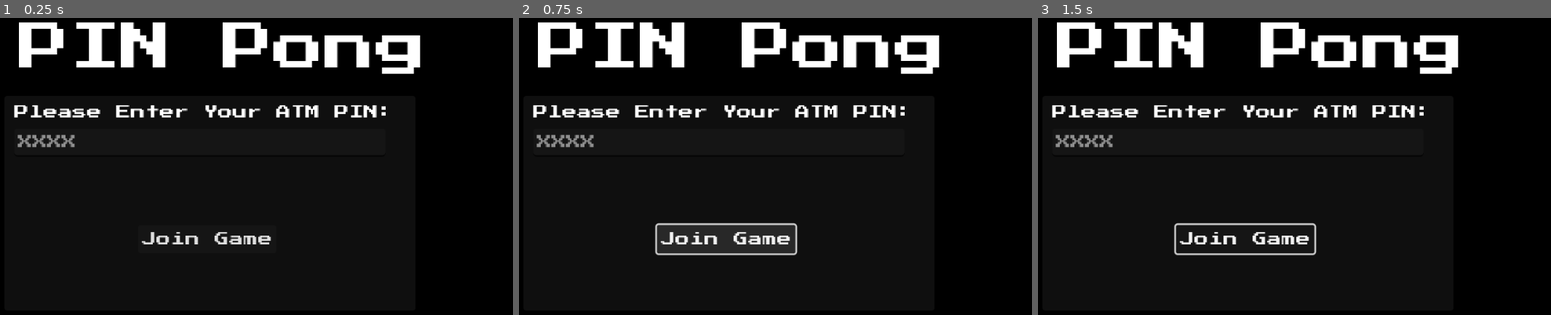
Above: before the commit, frames 1-3 (left to right).
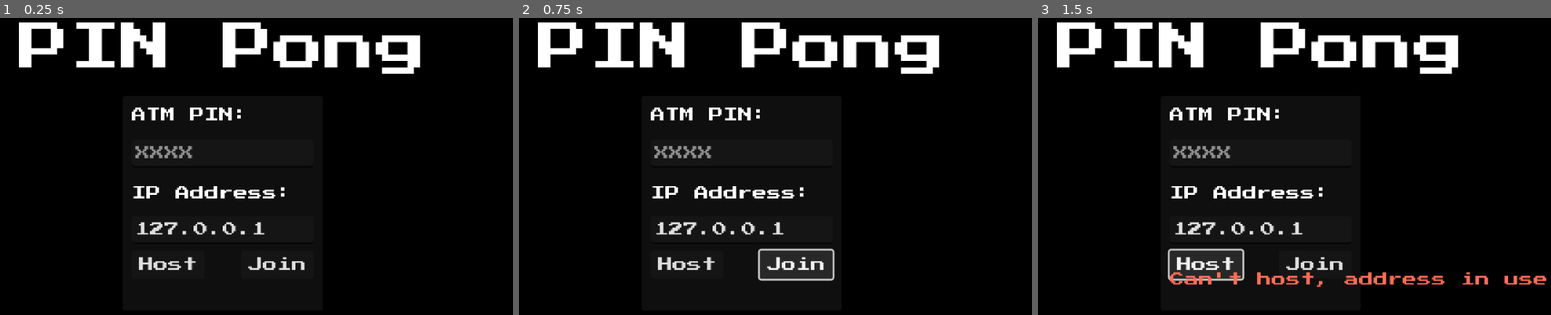
Above: after the commit, the same moments.

Repository: pbhenningsen/PinPong
Game: Godot game, scene res://lobby.tscn
The game is run twice, just before and just after one commit, with the same random seed, the same clock (stepped at 60 frames per second) and the same inputs.
Inputs (mouse positions are in pixels of both pictures, inside the frame that each line leads up to):
- Up to frame 1 (0.25 s): no input
- Up to frame 2 (0.75 s): click "Join Game" (after the commit: "Join") at 0.5 s
- Up to frame 3 (1.5 s): click (1207, 264) at 1.25 s, where only the run after the commit has a clickable "Host"

The runs differ from the first frame. In frame 1, 4.2% of the frame differs, in the area x 2-76%, y 29-86%; in frame 2, 6.6%; in frame 3, 6.9%, in the area x 2-100%, y 29-91%.
Error before the commit: Parse Error: Identifier "host_button" not declared in the current scope. (res://logic/lobby.gd:56)
Error after the commit: Attempt to call function 'compress' in base 'null instance' on a null instance. (res://logic/lobby.gd:120)

Commit message:
Revert "Gonna revert"
This reverts commit b45ea48f8cc5aa0e94a70242a400504cd5e2f537.

Diff:
--- a/pong-multiplayer-demo/enter_pin.gd
+++ b/pong-multiplayer-demo/enter_pin.gd
@@ -5,5 +5,7 @@
 @onready var start: Button = $Start
 
 
+
+
 func _on_start_pressed() -> void:
 	pass # Replace with function body.
--- a/pong-multiplayer-demo/globals.gd
+++ b/pong-multiplayer-demo/globals.gd
@@ -1,5 +1,3 @@
 extends Node
 
-var player_pin
-var player1_score
-var player2_score
+var pin;
--- a/pong-multiplayer-demo/lobby.tscn
+++ b/pong-multiplayer-demo/lobby.tscn
@@ -53,9 +53,9 @@
 anchor_top = 0.5
 anchor_right = 0.5
 anchor_bottom = 0.5
-offset_left = -240.0
+offset_left = -110.0
 offset_top = -72.0
-offset_right = 212.0
+offset_right = 110.0
 offset_bottom = 164.0
 grow_horizontal = 2
 grow_vertical = 2
@@ -65,35 +65,63 @@
 
 [node name="PinLabel" type="Label" parent="LobbyPanel"]
 layout_mode = 0
-offset_left = 11.0
-offset_top = 10.0
-offset_right = 449.0
-offset_bottom = 64.0
+offset_left = 10.0
+offset_top = 13.0
+offset_right = 186.0
+offset_bottom = 36.0
 size_flags_horizontal = 2
 size_flags_vertical = 0
-theme_override_font_sizes/font_size = 16
-text = "Please Enter Your ATM PIN:"
-autowrap_mode = 2
+text = "ATM PIN:"
 
-[node name="PinEnter" type="LineEdit" parent="LobbyPanel"]
+[node name="Pin" type="LineEdit" parent="LobbyPanel"]
 layout_mode = 0
-offset_left = 11.0
-offset_top = 36.0
-offset_right = 419.0
-offset_bottom = 67.0
+offset_left = 10.0
+offset_top = 48.0
+offset_right = 210.0
+offset_bottom = 79.0
 size_flags_horizontal = 2
 size_flags_vertical = 2
 placeholder_text = "XXXX"
 
+[node name="IPAddressLabel" type="Label" parent="LobbyPanel"]
+layout_mode = 0
+offset_left = 10.0
+offset_top = 99.0
+offset_right = 186.0
+offset_bottom = 122.0
+size_flags_horizontal = 2
+size_flags_vertical = 0
+text = "IP Address:"
+
+[node name="Address" type="LineEdit" parent="LobbyPanel"]
+layout_mode = 0
+offset_left = 10.0
+offset_top = 132.0
+offset_right = 210.0
+offset_bottom = 163.0
+size_flags_horizontal = 2
+size_flags_vertical = 2
+text = "127.0.0.1"
+
+[node name="HostButton" type="Button" parent="LobbyPanel"]
+layout_mode = 0
+offset_left = 10.0
+offset_top = 170.0
+offset_right = 90.0
+offset_bottom = 201.0
+size_flags_horizontal = 2
+size_flags_vertical = 2
+text = "Host"
+
 [node name="JoinButton" type="Button" parent="LobbyPanel"]
 layout_mode = 0
-offset_left = 147.0
-offset_top = 142.0
-offset_right = 299.0
-offset_bottom = 173.0
+offset_left = 130.0
+offset_top = 170.0
+offset_right = 210.0
+offset_bottom = 201.0
 size_flags_horizontal = 2
 size_flags_vertical = 2
-text = "Join Game"
+text = "Join"
 
 [node name="StatusOk" type="Label" parent="LobbyPanel"]
 layout_mode = 1
@@ -115,10 +143,10 @@
 [node name="StatusFail" type="Label" parent="LobbyPanel"]
 modulate = Color(1, 0.427451, 0.345098, 1)
 layout_mode = 0
-offset_left = 41.0
-offset_top = 183.0
-offset_right = 241.0
-offset_bottom = 206.0
+offset_left = 10.0
+offset_top = 194.0
+offset_right = 210.0
+offset_bottom = 217.0
 size_flags_horizontal = 2
 size_flags_vertical = 0
 horizontal_alignment = 1
@@ -157,5 +185,6 @@
 grow_vertical = 2
 text = "Find your public IP address"
 
+[connection signal="pressed" from="LobbyPanel/HostButton" to="LobbyPanel" method="_on_host_pressed"]
 [connection signal="pressed" from="LobbyPanel/JoinButton" to="LobbyPanel" method="_on_join_pressed"]
 [connection signal="pressed" from="LobbyPanel/FindPublicIP" to="LobbyPanel" method="_on_find_public_ip_pressed"]
--- a/pong-multiplayer-demo/logic/lobby.gd
+++ b/pong-multiplayer-demo/logic/lobby.gd
@@ -5,12 +5,15 @@
 # https://en.wikipedia.org/wiki/List_of_TCP_and_UDP_port_numbers
 const DEFAULT_PORT = 8910
 
+@onready var address = $Address
+@onready var host_button = $HostButton
 @onready var join_button = $JoinButton
 @onready var status_ok = $StatusOk
 @onready var status_fail = $StatusFail
 @onready var port_forward_label = $PortForward
 @onready var find_public_ip_button = $FindPublicIP
-@onready var pin_enter: LineEdit = $PinEnter
+@onready var pin: LineEdit = $Pin
+
 
 var peer = null
 
@@ -106,7 +109,7 @@
 
 
 func _on_join_pressed():
-	Globals.player_pin = pin_enter.get_text()
+	Globals.pin = pin.get_text()
 	var ip = address.get_text()
 	if not ip.is_valid_ip_address():
 		_set_status("IP address is invalid.", false)
